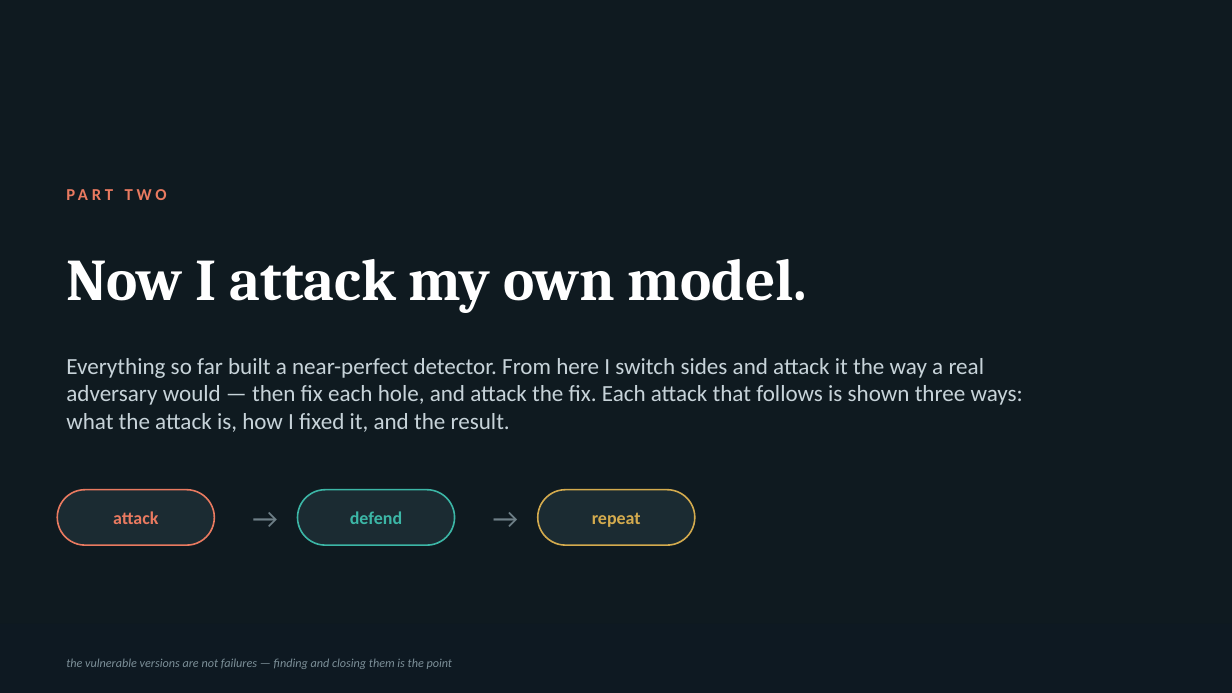
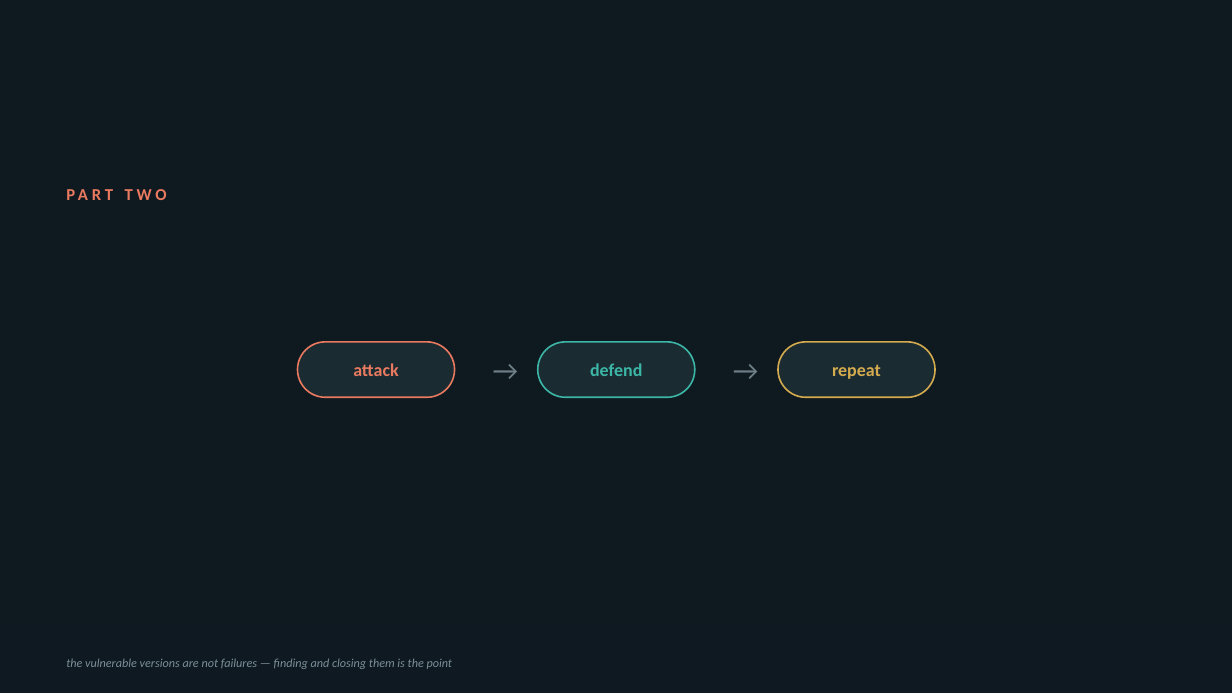
Before and after one commit to LiaBerco/EmailPhishingDetection, a slide deck: slide 11 of presentation/PhishFusion_presentation_dark.pptx. Drawn at 1232x693 pixels with LibreOffice and Linux fonts; fonts in the diff are those of the drawing. Boxes give left, top, right and bottom in pixels: in the first picture for what was removed or moved away, otherwise in the second. Text is boxed around its words. In the diff, an @@ line names an element or a change of style, - is before the commit and + after.

```diff
--- a/presentation/PhishFusion_presentation_dark.pptx
+++ b/presentation/PhishFusion_presentation_dark.pptx
@@ text removed at (x1=66, y1=259, x2=808, y2=313) @@
-Now I attack my own model.
@@ text removed at (x1=66, y1=358, x2=1023, y2=432) @@
-Everything so far built a near-perfect detector. From here I switch sides and attack it the way a real adversary would — then fix each hole, and attack the fix. Each attack that follows is shown three ways: what the attack is, how I fixed it, and the result.
@@ text "→" moved from (x1=242, y1=494, x2=288, y2=541) to (x1=482, y1=347, x2=529, y2=393) @@
@@ text "→" moved from (x1=482, y1=494, x2=529, y2=541) to (x1=723, y1=347, x2=769, y2=393) @@
@@ 3 texts, 3 rounded rectangles moved together from (x1=57, y1=490, x2=695, y2=545) to (x1=298, y1=342, x2=935, y2=397) @@
```
Also in this commit, not shown: 3 other slides changed.
